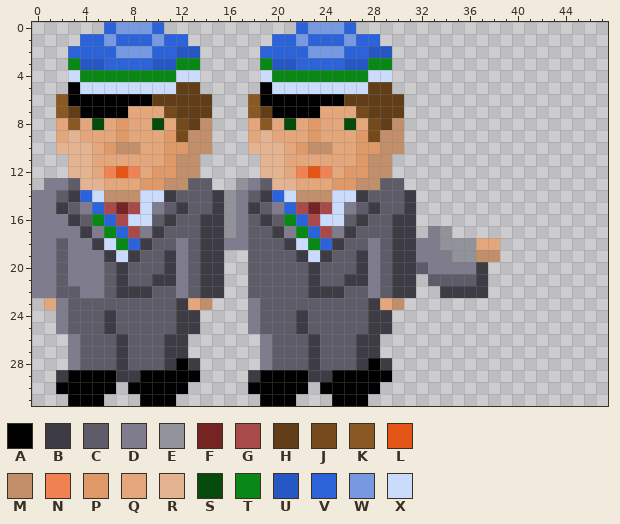
One commit to this pixel-art sprite: src/game/sprites/data/cfe-ksv-1.png. Above is the file before it was changed.
The file is 48x32 pixels.
Palette (. is transparent): A #000000  B #3d3b44  C #5f5c6a  D #7f7c8d  E #92929b  F #762323  G #a84a4a  H #613e18  J #744a1c  K #8a5822  L #e35514  M #c28f6b  N #ef8152  P #df9968  Q #e3a77b  R #e3b392  S #054c0c  T #098717  U #2658c5  V #2d63d8  W #7799e2  X #cbdbfc
Pixels before, first column x 0:
 0 ......VWWWV...........VWWWV............
 1 ....VVWVVVWVV.......VVWVVVWVV..........
 2 ...VVVVWWWVVUU.....VVVVWWWVVUU.........
 3 ...TUUVVVVUUTT.....TUUVVVVUUTT.........
 4 ...XTTTTTTTTXX.....XTTTTTTTTXX.........
 5 ...AXXXXXXXXHH.....AXXXXXXXXHH.........
 6 ..KAAAAAAAHHHHH...KAAAAAAAHHHHH........
 7 ..KHAAAAQQQJHHH...KHAAAAQQQJHHH........
 8 ..QKQSQPQQSQJHM...QKQSQPQQSQJHM........
 9 ..QRQQQPQQQPJMM...QRQQQPQQQPJMM........
10 ..RRRQPMMQQPPMM...RRRQPMMQQPPMM........
11 ...RRQQQQQQPMM.....RRQQQQQQPMM.........
12 ...RRQNLNQPPMM.....RRQNLNQPPMM.........
13 .DDCRRQQQPPMMCC..EDCRRQQQPPMMCC........
14 DDCBVXMMMXXBCCCBEDCBVXMMMXXBCCCB.......
15 DDBCDVGFGXDCBCCBEDBCDVGFGXDCBCCB.......
16 DDDBCTVGXXCBCCBBEDCBCTVGXXCBCCBB.......
17 DDDDBDTVGDBCCCBBEDCCBDTVGDBCCCBB.DE....
18 DDCDDBXTVBCCDCBBDDCCCBXTVBCCDCBBDDEEEQQ
19 DDCDDDBXBCCBDCBB..CCCCBXBCCBDCBBDDDEEMM
20 DDCDDDCBCCCBDCBB..CCCCCBCCCBDCBBCDDDDB.
21 DDCDDDCBCCBBDCBB..CCCCCBCCBBDCBB.CCCCB.
22 DDCCDDCBBBCCDCBB..CCCCCBBBCCDCBB..BBBB.
23 .QDCCCCCCCCCBQM...DCCCCCCCCCBQM........
24 ..DCCCBCCCCCBB....DCCCBCCCCCBB.........
25 ..DCCCBCCCCCBB....DCCCBCCCCCBB.........
26 ...DCCCBCCCBB......DCCCBCCCBB..........
27 ...DCCCBCCCBB......DCCCBCCCBB..........
28 ...DCCCBCCCBAB.....DCCCBCCCBAB.........
29 ..BAAAABBAAAAA....BAAAABBAAAAA.........
30 ..AAAAA.AAAAA.....AAAAA.AAAAA..........
31 ...AAA...AAA.......AAA...AAA...........
The result:
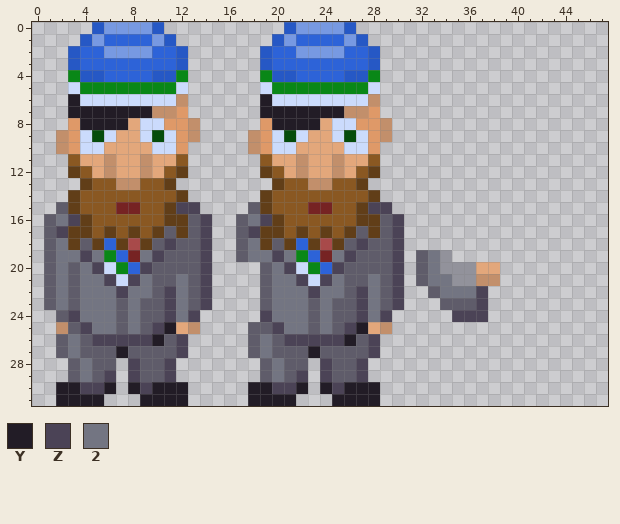
Colours new in this view: Y #221c26  Z #4b4356  2 #737582
Change:
Changed rows in their new state; - is an unchanged pixel.
first column x 0:
 0 -----UW---U----------UW---U------------
 1 ----UWV----U.-------UWV----U.----------
 2 ---U--W------.-----U--W------.---------
 3 ---UVV----VVU.-----UVV----VVU.---------
 4 ---TUUVVVVUUT.-----TUUVVVVUUT.---------
 5 ---XTTTTTTTTX.-----XTTTTTTTTX.---------
 6 --.YXXXXXXXXM..---.YXXXXXXXXM..--------
 7 --.YYYYYYYMMP..---.YYYYYYYMMP..--------
 8 --.PYYYY-XXPPM.---.PYYYY-XXPPM.--------
 9 --MPXSXQ-XSXP-.---MPXSXQ-XSXP-.--------
10 --MPXXQQQ-XX-..---MPXXQQQ-XX-..--------
11 ---KQ-M--M-QK.-----KQ-M--M-QK.---------
12 ---HK-MQQMQKH.-----HK-MQQMQKH.---------
13 -...HKKMMKKH...--...HKKMMKKH...--------
14 ...HKKKKKKKKH......HKKKKKKKKH...-------
15 ..CHKKK-FKKHZZ....CHKKK-FKKHZZ..-------
16 .C2ZHKKKKKKHH-Z..C2ZHKKKKKKHH-Z.-------
17 .CZHHKHKHKH-H-Z..CZHHKHKHKH-H-Z.-..----
18 .C2HCHVHGH-ZC-Z..C2H-HVHGH-ZC-Z........
19 .C22Z2TVF2ZCC-Z.-C22Z2TVF2ZCC-Z.C2E....
20 .C2C2ZXTVZ-CC-Z.--.-2ZXTVZ-CC-Z.-2EEEQQ
21 .C2C22ZXZ2CC2-Z.--.-22ZXZ2CC2-Z.C22EEMM
22 .C2-222Z22-Z2-Z.--.-222Z22-Z2-Z.-C222Z-
23 -C2-222-2--Z2CZ---.-222-2--Z2CZ---CCCZ-
24 --CZ222-2--Z2Z----.Z222-2--Z2Z-----ZZZ-
25 --M-Z22-2-ZYQM----C-Z22-2-ZYQM---------
26 --C2-ZZZZZYCZ-----C2-ZZZZZYCZ----------
27 --C2---Y---CZ-----C2---Y---CZ----------
28 ---C2--.Z--Z..-----C2--.Z--Z..---------
29 --.C2CZ.ZCCZ..----.C2CZ.ZCCZ..---------
30 --YYZZY-YZYYY-----YYZZY-YZYYY----------
31 --YYYY---YYYY-----YYYY---YYYY----------
